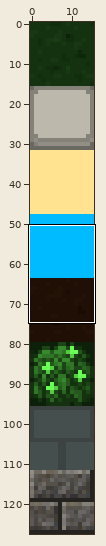
One commit to this sprite sheet: resource/new_tiles.png. The first picture is a wide view before the edit; the outline marks the close-up.
Close-up. Before the commit:
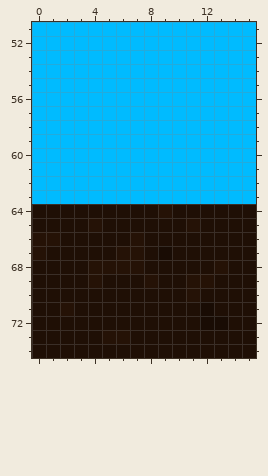
The file is 16x128 pixels. Colours within 5 levels of each other are drawn and written as one. Shown: x 0..15, y 51..74.
New version:
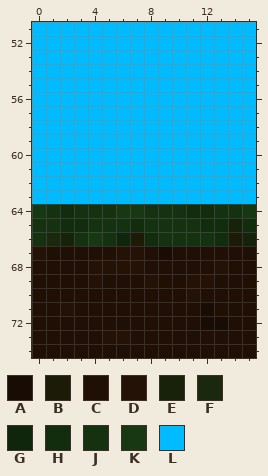
Palette (. is transparent): A #190c04  B #1c1b08  C #1f0f05  D #251206  E #17220a  F #1a280d  G #0f260c  H #122c0e  J #143210  K #173812  L #00bbff
The author wrote: Changed background color and map generation.
Diff:
@@ x 0..15 @@
 63 LLLLLLLLLLLLLLLL
-64 CCCCCCCCCDCCCCCC
-65 CCCCDCCCCCCDCCCC
-66 DDCCCCCDCCCCCCCC
+64 KJHJJJKKJJJHHJJK
+65 JJHHJJJHJJJJHHEH
+66 JFEJKJGBHJJJJHBE
 67 DCCCCCDDCACCCCCC
Changed places in both close-ups, as pixel boxes (x1, y1, x2, y2):
changed: (32, 204, 256, 246)
